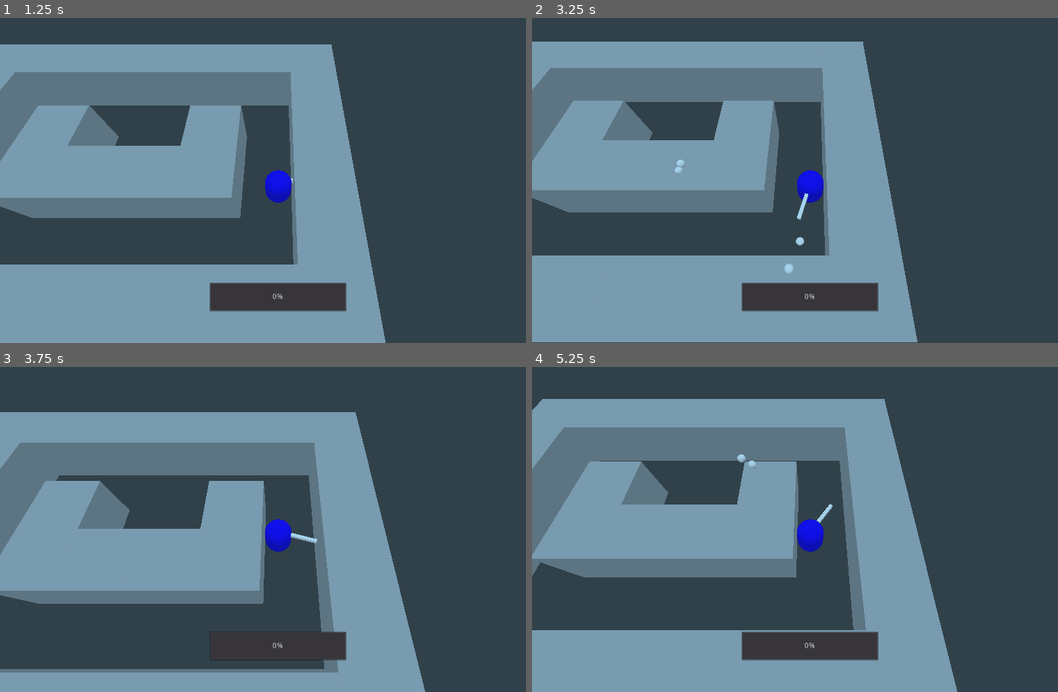
Above: before the commit, frames 1-4 (two rows, left to right).
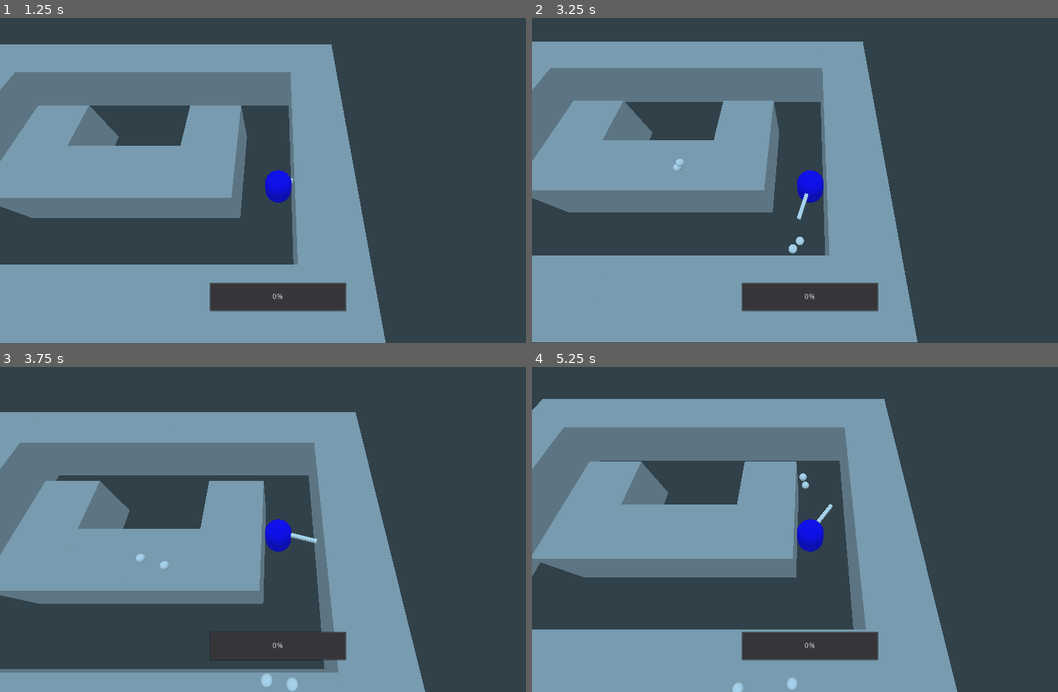
Above: after the commit, the same moments.

Repository: Altoc/crazy-christmas
Game: Godot game, scene res://scenes/Main.tscn
Two runs of this game, one before a commit and one after it. Both use one fixed random seed, a clock stepped at 60 frames per second and the inputs below.
Inputs (mouse positions are in pixels of both pictures, inside the frame that each line leads up to):
- Up to frame 1 (1.25 s): move the mouse to (399, 164) at 0.52 s; press the mouse at (399, 164) at 0.53 s; hold D (PlayerRight) from 0.53 s (still down)
- Up to frame 2 (3.25 s): tap Enter at 1.25 s; move the mouse to (700, 196) at 1.27 s; release D (PlayerRight) at 1.28 s; release the mouse at (700, 196) at 1.28 s; hold S (PlayerBackward) 1.28-2.03 s; click (700, 196) at 1.35 s; move the mouse to (863, 109) at 2.02 s; press the mouse at (863, 109) at 2.03 s; hold D (PlayerRight) 2.03-2.78 s; move the mouse to (784, 245) at 2.77 s; release the mouse at (784, 245) at 2.78 s; hold W (PlayerForward) from 2.78 s (still down); click (784, 245) at 2.85 s
- Up to frame 3 (3.75 s): move the mouse to (447, 578) at 3.52 s; release W (PlayerForward) at 3.53 s; press the mouse at (447, 578) at 3.53 s; hold A (PlayerLeft) from 3.53 s (still down)
- Up to frame 4 (5.25 s): move the mouse to (642, 480) at 4.27 s; release the mouse at (642, 480) at 4.28 s; click (642, 480) at 4.35 s; move the mouse to (837, 529) at 5.02 s; release A (PlayerLeft) at 5.03 s; press the mouse at (837, 529) at 5.03 s; hold S (PlayerBackward) from 5.03 s (still down)

Frame 1 is identical in both runs. In frame 2, 0.1% of the frame differs, in the area x 26-52%, y 43-79%; in frame 3, 0.2%; in frame 4, 0.3%, in the area x 0-64%, y 26-100%.

Commit message:
set collision masks for snowball

Diff:
--- a/Crazy Christmas/scenes/Main.tscn
+++ b/Crazy Christmas/scenes/Main.tscn
@@ -42,6 +42,8 @@
 material/0 = SubResource( 2 )
 
 [node name="StaticBody" type="StaticBody" parent="Floor"]
+collision_layer = 3
+collision_mask = 3
 
 [node name="CollisionShape" type="CollisionShape" parent="Floor/StaticBody"]
 transform = Transform( 50, 0, 0, 0, 1, 0, 0, 0, 50, 0, 1, 0 )
--- a/Crazy Christmas/scenes/Wall.tscn
+++ b/Crazy Christmas/scenes/Wall.tscn
@@ -17,6 +17,8 @@
 material/0 = SubResource( 2 )
 
 [node name="StaticBody" type="StaticBody" parent="."]
+collision_layer = 3
+collision_mask = 3
 
 [node name="CollisionShape" type="CollisionShape" parent="StaticBody"]
 transform = Transform( 2, 0, 0, 0, 2, 0, 0, 0, 2, 0, 2, 0 )
--- a/Crazy Christmas/scripts/Snowball.gd
+++ b/Crazy Christmas/scripts/Snowball.gd
@@ -10,3 +10,7 @@
 
 func die():
 	queue_free()
+
+
+func _on_Snowball_body_entered(body):
+	die()
